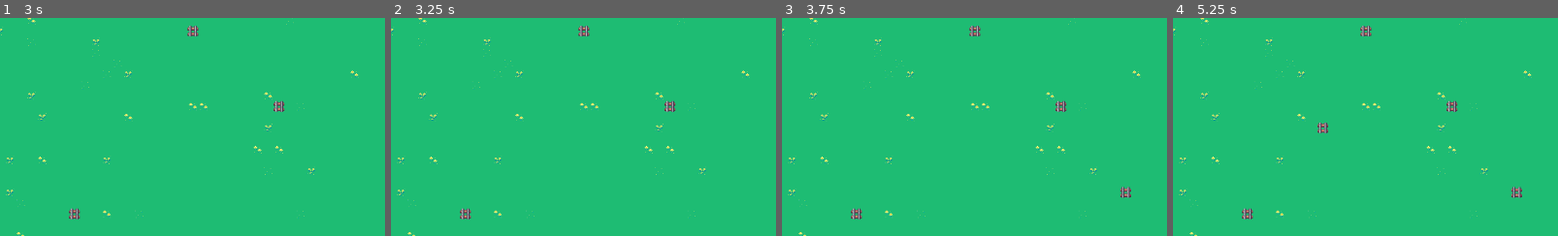
Above: before the commit, frames 1-4 (left to right).
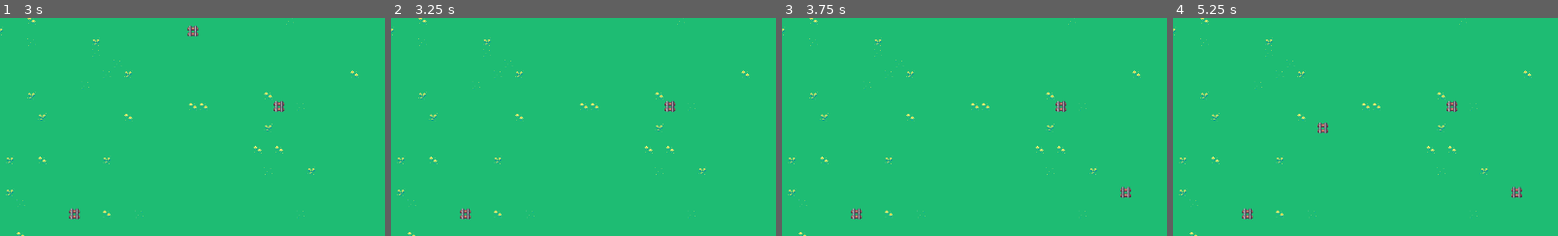
Above: after the commit, the same moments.

Repository: programmiertim/TrainTycoon
Game: Godot game, scene res://Szenen/Main.tscn
Same seed, same stepped clock (60 frames per second), same inputs: the game is played once before the commit and once after it.
Inputs (mouse positions are % of the whole screen's width and height, from its top left):
- Up to frame 1 (3 s): tap Enter at 0.5, 2 s; move the mouse to (72, 45) at 0.52 s; click (72, 45) at 0.6 s; tap Space at 1.25, 2.75 s; move the mouse to (29, 55) at 1.27 s; click (29, 55) at 1.35 s; move the mouse to (60, 28) at 2.02 s; right-click (60, 28) at 2.1 s; click (60, 28) at 2.3 s; move the mouse to (45, 70) at 2.77 s; click (45, 70) at 2.85 s
- Up to frame 2 (3.25 s): no input
- Up to frame 3 (3.75 s): tap Enter at 3.5 s; move the mouse to (80, 65) at 3.52 s; click (80, 65) at 3.6 s
- Up to frame 4 (5.25 s): tap Space at 4.25 s; move the mouse to (19, 35) at 4.27 s; right-click (19, 35) at 4.35 s; click (19, 35) at 4.55 s; move the mouse to (55, 50) at 5.02 s; click (55, 50) at 5.1 s
The pictures show only the part of the screen within x 35-85%, y 25-75%; the shares and areas given below are measured in that part.

Frame 1 is identical in both runs. In frame 2, 0.1% of the frame differs, in the area x 48-52%, y 3-9%; in frame 3, 0.1%; in frame 4, 0.1%.

Commit message:
Schienen werden nun bei 0 Leben entfernt

Diff:
--- a/Scripts/create.gd
+++ b/Scripts/create.gd
@@ -40,7 +40,7 @@
 		tile_map.set_cell(schienen_layer, tile_mouse_pos, source_id, atlas_coord)
 
 		# Fügt eine Instanz der Schiene-Szene hinzu und zieht die Baukosten ab
-		add_schiene_at_position(tile_map.map_to_local(tile_mouse_pos))
+		add_schiene_at_position(tile_mouse_pos, tile_map.map_to_local(tile_mouse_pos))
 
 	if Input.is_action_just_pressed("right_click"):
 		# Liest Mausposition aus
@@ -50,7 +50,7 @@
 
 		tile_map.erase_cell(schienen_layer, tile_mouse_pos)
 
-func add_schiene_at_position(position: Vector2):
+func add_schiene_at_position(tile_position: Vector2i, position: Vector2):
 	# Instanzieren der Schiene-Szene
 	var schiene_instance = Schiene_scene.instantiate()
 
@@ -68,6 +68,8 @@
 
 		# Setzen der Position der Instanz
 		schiene_instance.position = position
+		schiene_instance.tile_map = tile_map  # TileMap-Referenz setzen
+		schiene_instance.tile_position = tile_position  # Tile-Position setzen
 		# Hinzufügen der Instanz zur Szene
 		add_child(schiene_instance)
 		# Verbindung zum Signal herstellen und die create-Instanz übergeben
--- a/Szenen/Schiene.tscn
+++ b/Szenen/Schiene.tscn
@@ -4,3 +4,5 @@
 
 [node name="Schiene" type="Node2D"]
 script = ExtResource("1_m8imd")
+
+[node name="AnzeigeSchaden" type="Sprite2D" parent="."]
--- a/Units/Gebäude/schiene.gd
+++ b/Units/Gebäude/schiene.gd
@@ -1,8 +1,14 @@
 extends "res://Units/Gebäude/gebäude.gd"
+
+# Referenz zur TileMap (muss beim Hinzufügen gesetzt werden)
+var tile_map : TileMap
+
+# Die Position des Tiles in der TileMap
+var tile_position : Vector2i
 
 func _ready():
 	set_bezeichnung("Schiene")
-	set_life(5)
+	set_life(1)
 	set_baukosten(2)
 
 func _connect(create_instance):
@@ -21,5 +27,15 @@
 		if current_life > 0:
 			set_life(current_life - 1)
 			print("Leben abgezogen. Neues Leben:", get_life())
+			# Wenn das Leben 0 erreicht, entferne den Layer
+			if get_life() == 0:
+				remove_schiene()
 		else:
 			print("Das Gebäude hat kein Leben mehr und kann nicht weiter reduziert werden.")
+
+# Funktion zum Entfernen der Schiene
+func remove_schiene():
+	print("Leben ist 0. Schiene wird entfernt.")
+	if tile_map:
+		tile_map.set_cell(1, tile_position, -1)  # Entfernt das Tile
+	queue_free()  # Entfernt die Schiene-Instanz
